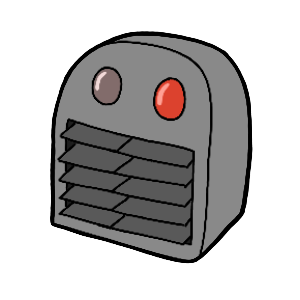
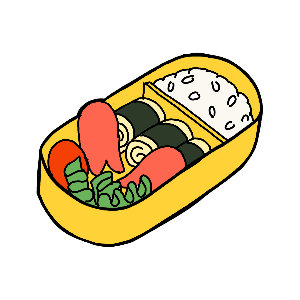
Two versions of the same layered image (300x300). Layer-by-layer changes:
added group "Bento" with 2 layers above "Heater" over [36, 52, 263, 247]
added layer "Layer 32" (1st of 2, in "Bento") in group "Bento" over [36, 52, 263, 247]
added layer "Layer 32" (2nd of 2, in "Bento") in group "Bento" over [38, 52, 262, 246]
hid group "Heater" (2 layers) over [49, 31, 253, 264]
